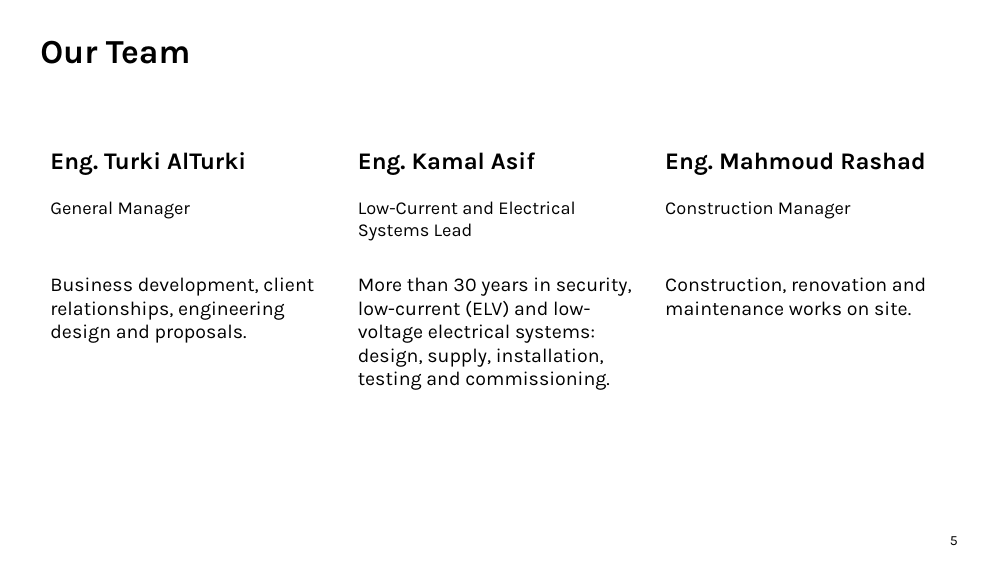
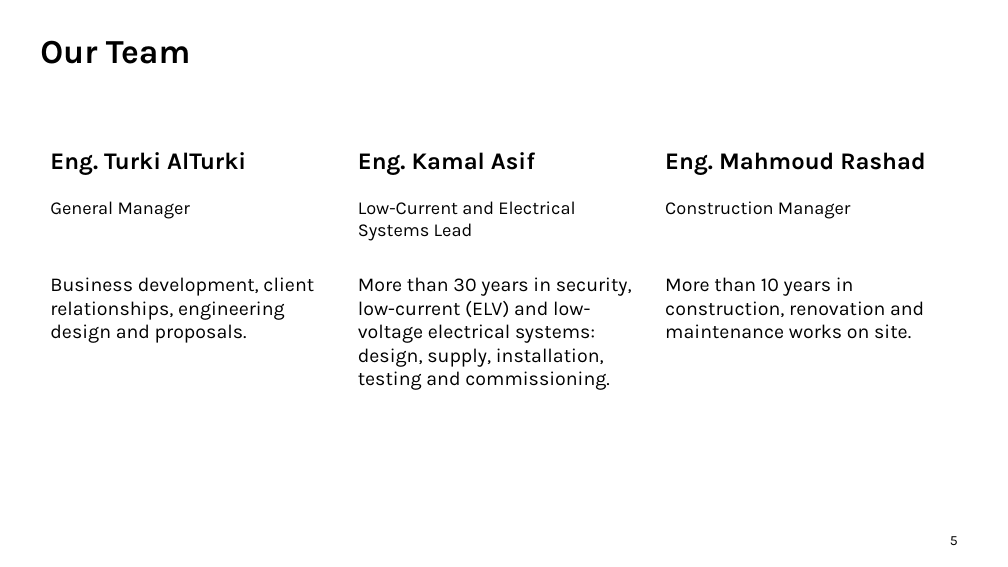
Before and after one commit to urkTish/CCTV, a slide deck: slide 5 of docs/company-profile/ContracTech-Company-Profile-EN.pptx. Drawn at 1008x567 pixels with LibreOffice and Linux fonts; fonts in the diff are those of the drawing; background and template pictures are left out. Boxes give left, top, right and bottom in pixels: in the first picture for what was removed or moved away, otherwise in the second. Text is boxed around its words. In the diff, an @@ line names an element or a change of style, - is before the commit and + after.

```diff
--- a/docs/company-profile/ContracTech-Company-Profile-EN.pptx
+++ b/docs/company-profile/ContracTech-Company-Profile-EN.pptx
@@ text at bbox=[665, 277, 924, 339]: text changed @@
-Construction, renovation and maintenance works on site.
+More than 10 years in construction, renovation and maintenance works on site.
```
Also in this commit, not shown: 1 other slide changed, 8 other files.
